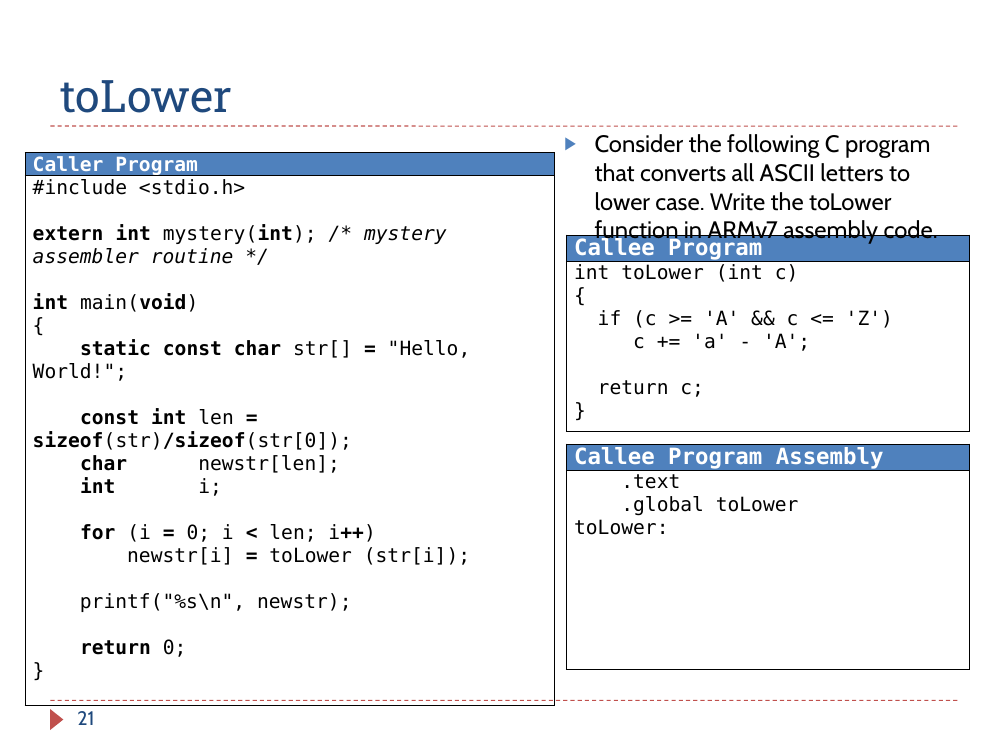
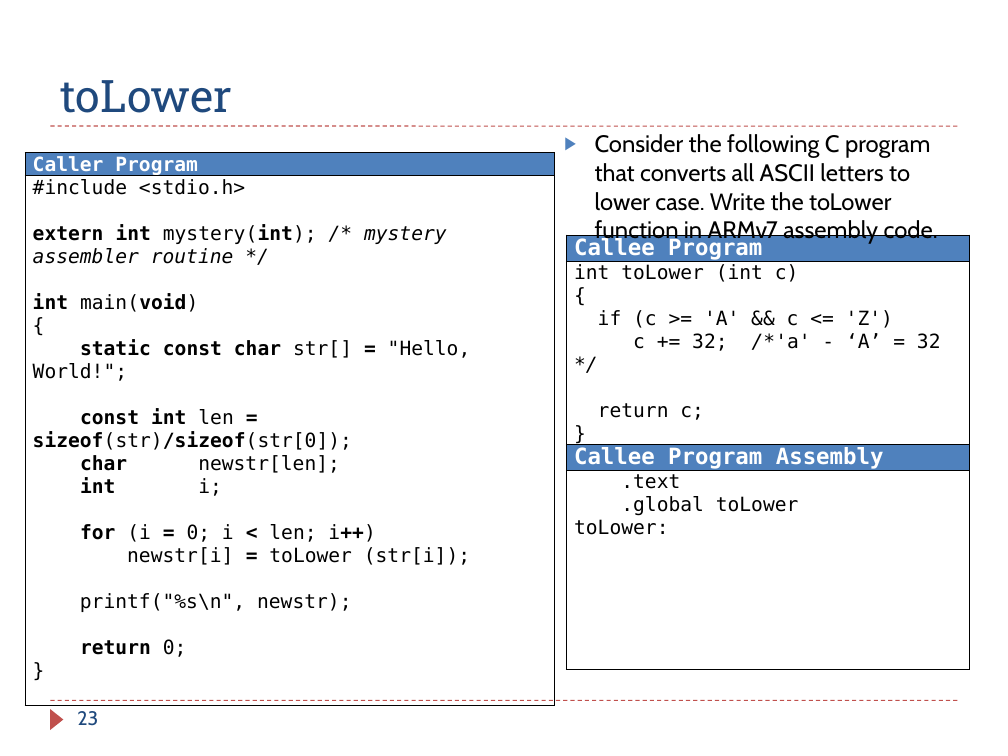
Before and after one commit to guhofstra/CSC111Fa25, a slide deck: slide 23 of PPTs/Ch8_ARM_Subroutines_Exercises ANS.pptx (slide 21 before the commit). Drawn at 1008x756 pixels with LibreOffice and Linux fonts; fonts in the diff are those of the drawing. Boxes give left, top, right and bottom in pixels: in the first picture for what was removed or moved away, otherwise in the second. Text is boxed around its words. In the diff, an @@ line names an element or a change of style, - is before the commit and + after.

```diff
--- a/PPTs/Ch8_ARM_Subroutines_Exercises ANS.pptx
+++ b/PPTs/Ch8_ARM_Subroutines_Exercises ANS.pptx
@@ table at [566,235,970,432] @@
-row 2, column 1: int toLower (int c) / { / if (c >= 'A' && c <= 'Z') / c += 'a' - 'A'; / return c; / }
+row 2, column 1: int toLower (int c) / { / if (c >= 'A' && c <= 'Z') / c += 32; /*'a' - ‘A’ = 32 */ / return c; / }
@@ page number at [77,711,98,726]: text changed @@
-21
+23
```
Also in this commit, not shown: 9 other slides changed, 1 slide added, 3 other files.
